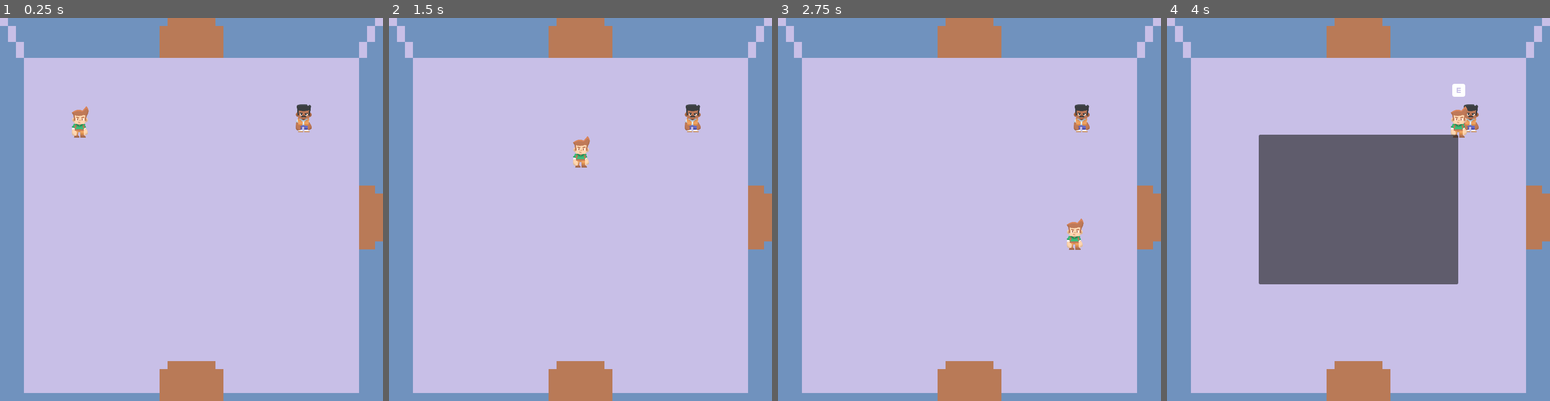
Above: before the commit, frames 1-4 (left to right).
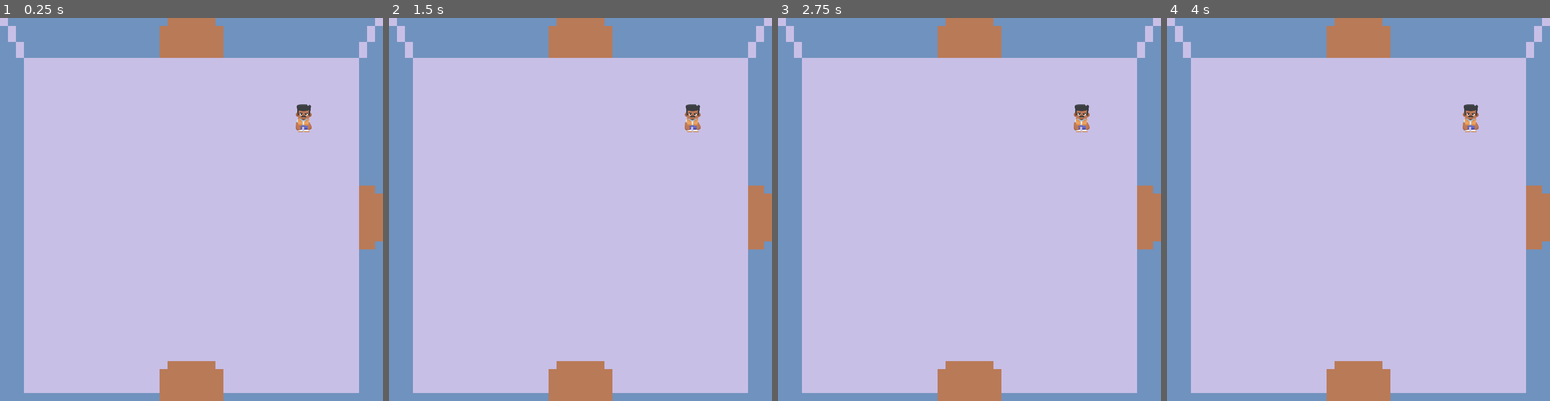
Above: after the commit, the same moments.

Repository: iliqnew/clueless
Game: Godot game, scene res://scenes/main.tscn
The game is run twice, just before and just after one commit, with the same random seed, the same clock (stepped at 60 frames per second) and the same inputs.
Inputs:
- Up to frame 1 (0.25 s): no input
- Up to frame 2 (1.5 s): tap Enter at 0.5 s; hold D (right) 0.53-1.28 s; tap E (interact) at 0.6, 1.35 s; hold S (down) from 1.28 s (still down)
- Up to frame 3 (2.75 s): release S (down) at 2.03 s; hold D (right) from 2.03 s (still down); tap E (interact) at 2.1 s
- Up to frame 4 (4 s): release D (right) at 2.78 s; hold W (up) 2.78-3.53 s; tap E (interact) at 2.85, 3.6 s; hold A (left) from 3.53 s (still down)

The runs differ from the first frame. In frame 1, 0.3% of the frame differs, in the area x 18-24%, y 23-32%; in frame 2, 0.3%; in frame 3, 0.3%; in frame 4, 21%, in the area x 23-79%, y 17-70%.

Commit message:
dialogue sync progress

Diff:
--- a/scenes/player.tscn
+++ b/scenes/player.tscn
@@ -14,20 +14,26 @@
 interact_key_sprite = NodePath("InteractKeySprite")
 interact_area = NodePath("InteractionArea2D")
 
-[node name="CollisionShape2D" type="CollisionShape2D" parent="." unique_id=1522362181]
-position = Vector2(0, 23)
-shape = SubResource("RectangleShape2D_caca7")
+[node name="Player" type="CharacterBody2D" unique_id=521609202 node_paths=PackedStringArray("interact_key_sprite", "interact_area")]
+script = ExtResource("1_onrkg")
+interact_key_sprite = NodePath("InteractKeySprite")
+interact_area = NodePath("InteractArea2D")
 
 [node name="Sprite2D" type="Sprite2D" parent="." unique_id=1729613953]
 scale = Vector2(0.3, 0.3)
 texture = ExtResource("1_4flbx")
 
 [node name="InteractKeySprite" type="Sprite2D" parent="." unique_id=1074902464]
-position = Vector2(0, -63)
-scale = Vector2(0.535, 0.535)
+position = Vector2(1.9073486e-06, -44.500004)
+scale = Vector2(0.46875, 0.45312497)
 texture = ExtResource("3_qhqgy")
 
-[node name="InteractionArea2D" type="Area2D" parent="." unique_id=1959314851]
+[node name="CollisionShape2D" type="CollisionShape2D" parent="." unique_id=1522362181]
+position = Vector2(0, 23)
+shape = SubResource("RectangleShape2D_caca7")
 
-[node name="CollisionShape2D" type="CollisionShape2D" parent="InteractionArea2D" unique_id=776195926]
-shape = SubResource("RectangleShape2D_td4se")
+[node name="InteractArea2D" type="Area2D" parent="." unique_id=1403451122]
+
+[node name="CollisionShape2D" type="CollisionShape2D" parent="InteractArea2D" unique_id=1749405628]
+position = Vector2(0, 2)
+shape = SubResource("RectangleShape2D_qhqgy")
